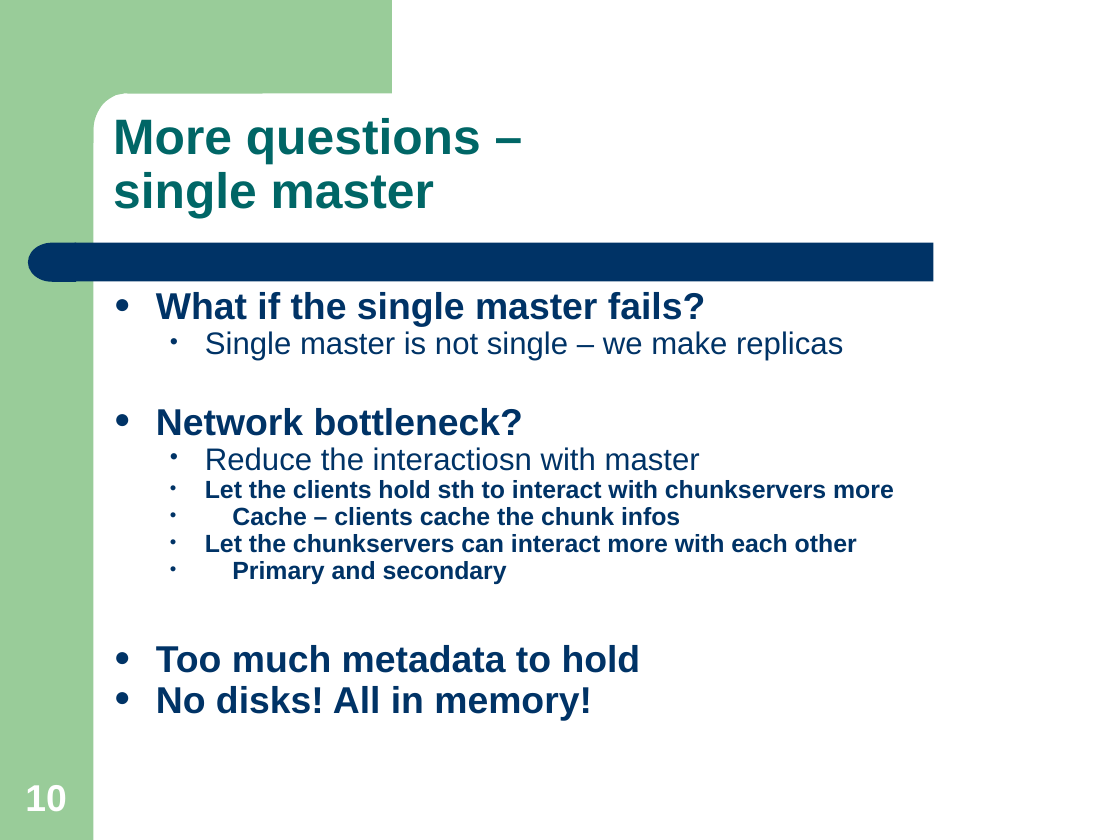
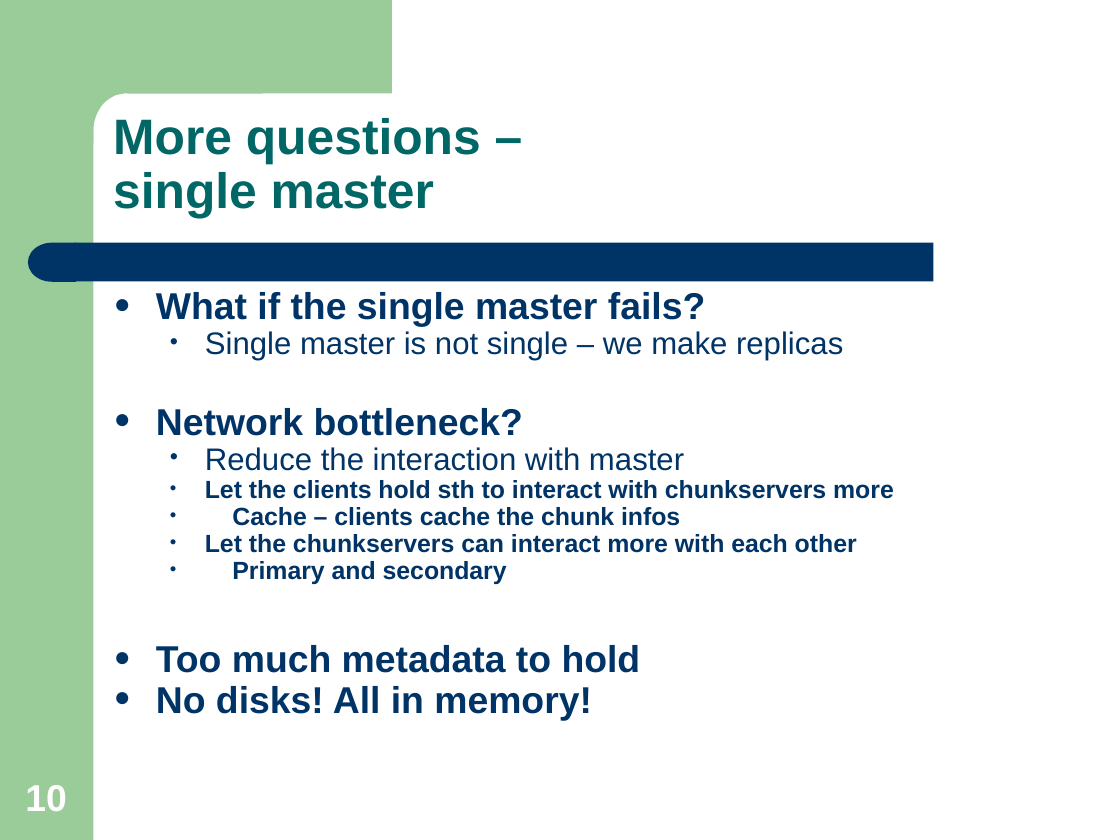
Before and after one commit to kingzevin/notes, a slide deck: slide 10 of distributed system/gfs - king.zevin.ppt. Drawn at 1120x840 pixels with LibreOffice and Linux fonts; fonts in the diff are those of the drawing. Boxes give left, top, right and bottom in pixels: in the first picture for what was removed or moved away, otherwise in the second. Text is boxed around its words. In the diff, an @@ line names an element or a change of style, - is before the commit and + after.

```diff
--- a/distributed system/gfs - king.zevin.ppt
+++ b/distributed system/gfs - king.zevin.ppt
@@ text at (205,447,684,471): text changed @@
-  • Reduce the interactiosn with master
+  • Reduce the interaction with master
```
Also in this commit, not shown: 6 other slides changed, 1 other file.
